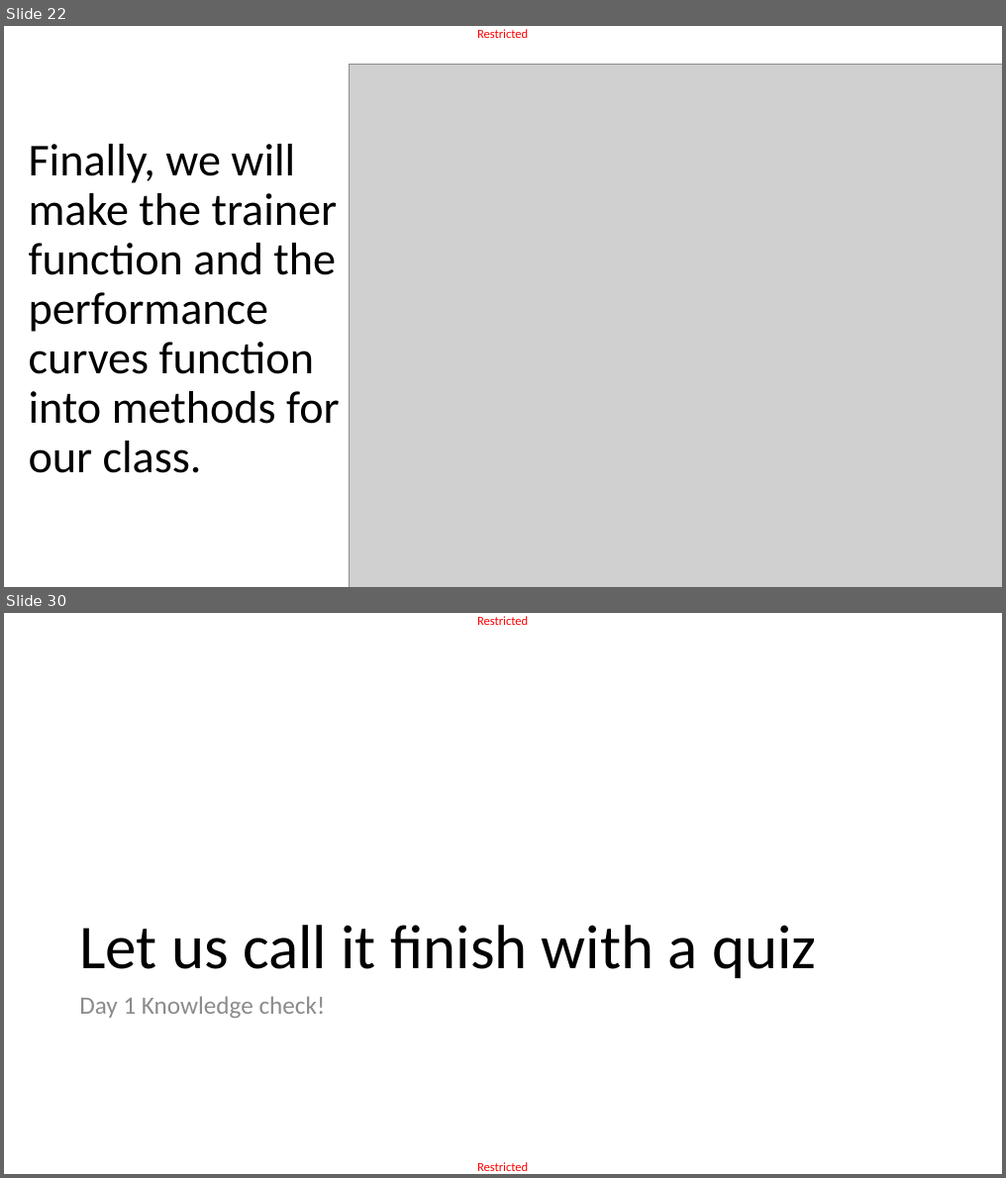
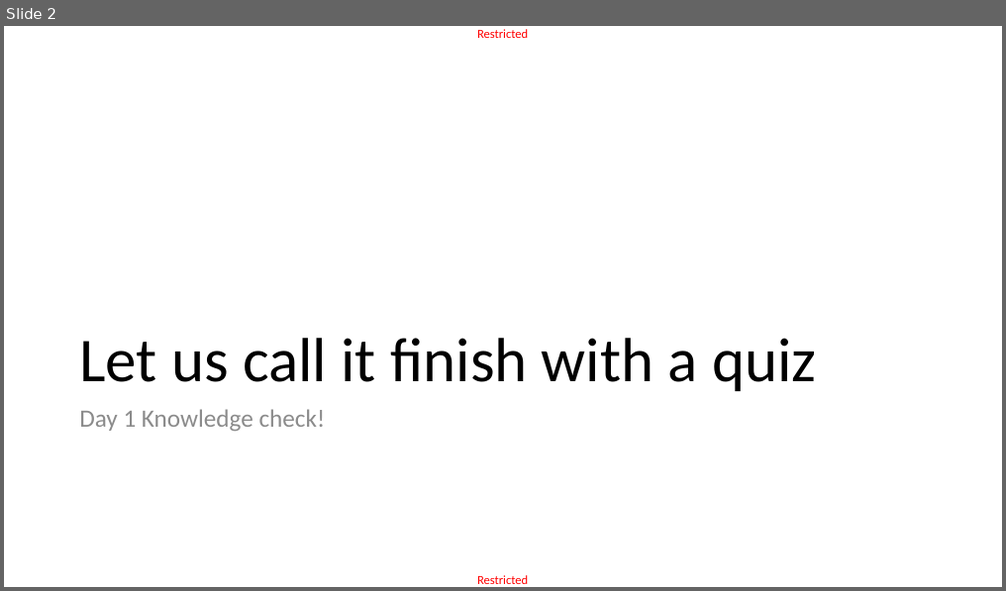
Before and after one commit to matthieudemari/SUTD_ACAD_DL-CV, a slide deck: Day 3 Part 4/D1P4.pptx. Shown one above the other, each under a label of ours: slides 22 and 30 before the commit, slide 2 after it; the slides between them are not shown. The pictures are 1006x1178 and 1006x591 pixels, drawn with LibreOffice and Linux fonts; fonts in the diff are those of the drawing; grey boxes stand for pictures. Boxes give left, top, right and bottom in pixels: in the first picture for what was removed or moved away, otherwise in the second. Text is boxed around its words. In the diff, an @@ line names an element or a change of style, - is before the commit and + after.

```diff
--- a/Day 3 Part 4/D1P4.pptx
+++ b/Day 3 Part 4/D1P4.pptx
@@ slide 22 removed at box(4, 26, 1002, 587), background #FFFFFF; not listed: 1 template element that a slide beside it also shows @@
@@ picture removed at box(350, 64, 1002, 587) @@
@@ title removed at box(29, 144, 340, 473) @@
-Finally, we will make the trainer function and the performance curves function into methods for our class.
@@ what was slide 30 is now slide 2 @@
```
Also in this commit, not shown: 1 slide added, 27 other slides removed, 19 other files.
